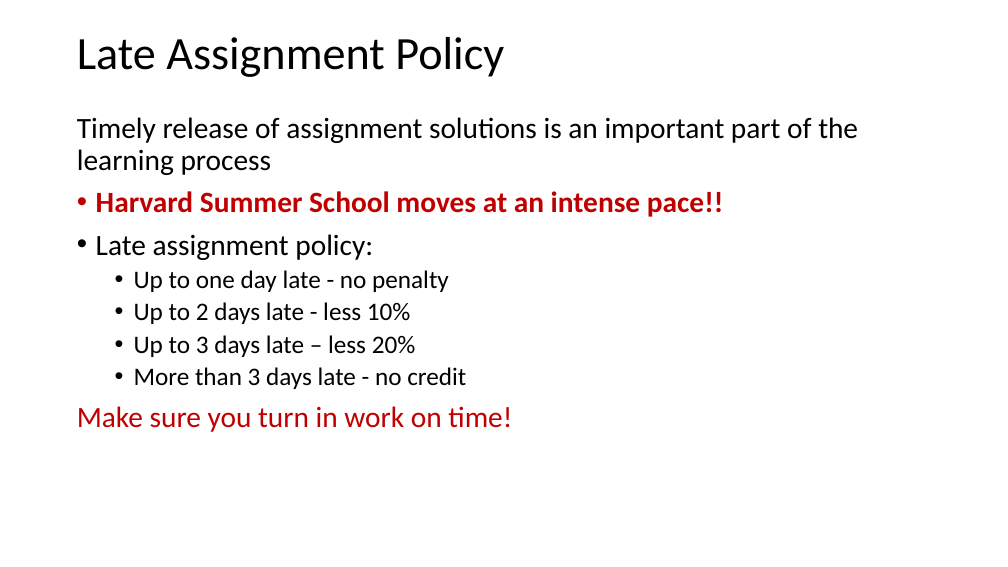
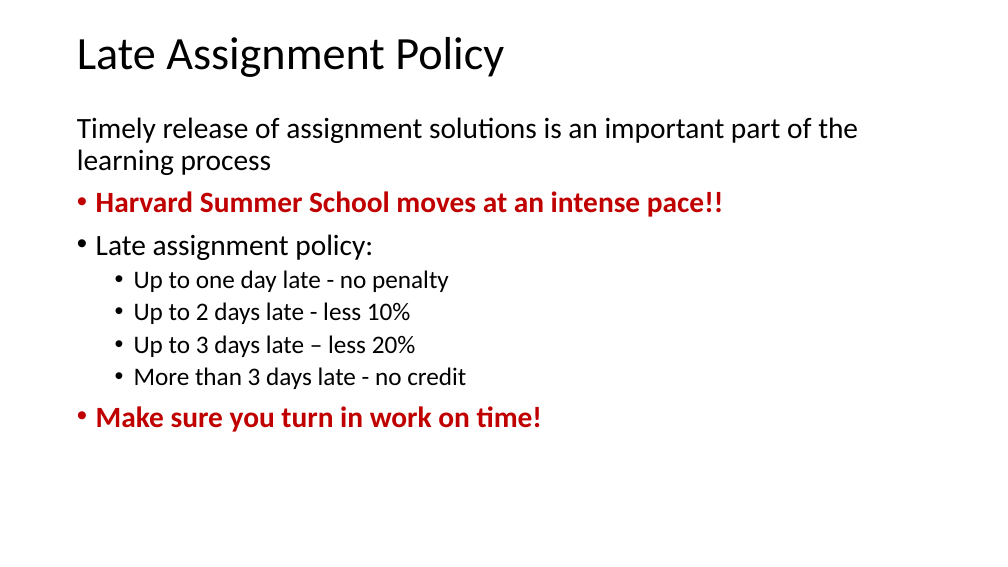
Before and after one commit to jonahneu/CSCI-E-108, a slide deck: slide 20 of slides/1_Introduction.pptx. Drawn at 1008x567 pixels with LibreOffice and Linux fonts; fonts in the diff are those of the drawing. Boxes give left, top, right and bottom in pixels: in the first picture for what was removed or moved away, otherwise in the second. Text is boxed around its words. In the diff, an @@ line names an element or a change of style, - is before the commit and + after.

```diff
--- a/slides/1_Introduction.pptx
+++ b/slides/1_Introduction.pptx
@@ text at box(96, 406, 542, 432): bold on in "Make sure you turn in work on ..."; bullet none to • @@
```
Also in this commit, not shown: 3 other slides changed, 6 slides added, 2 slides removed.
